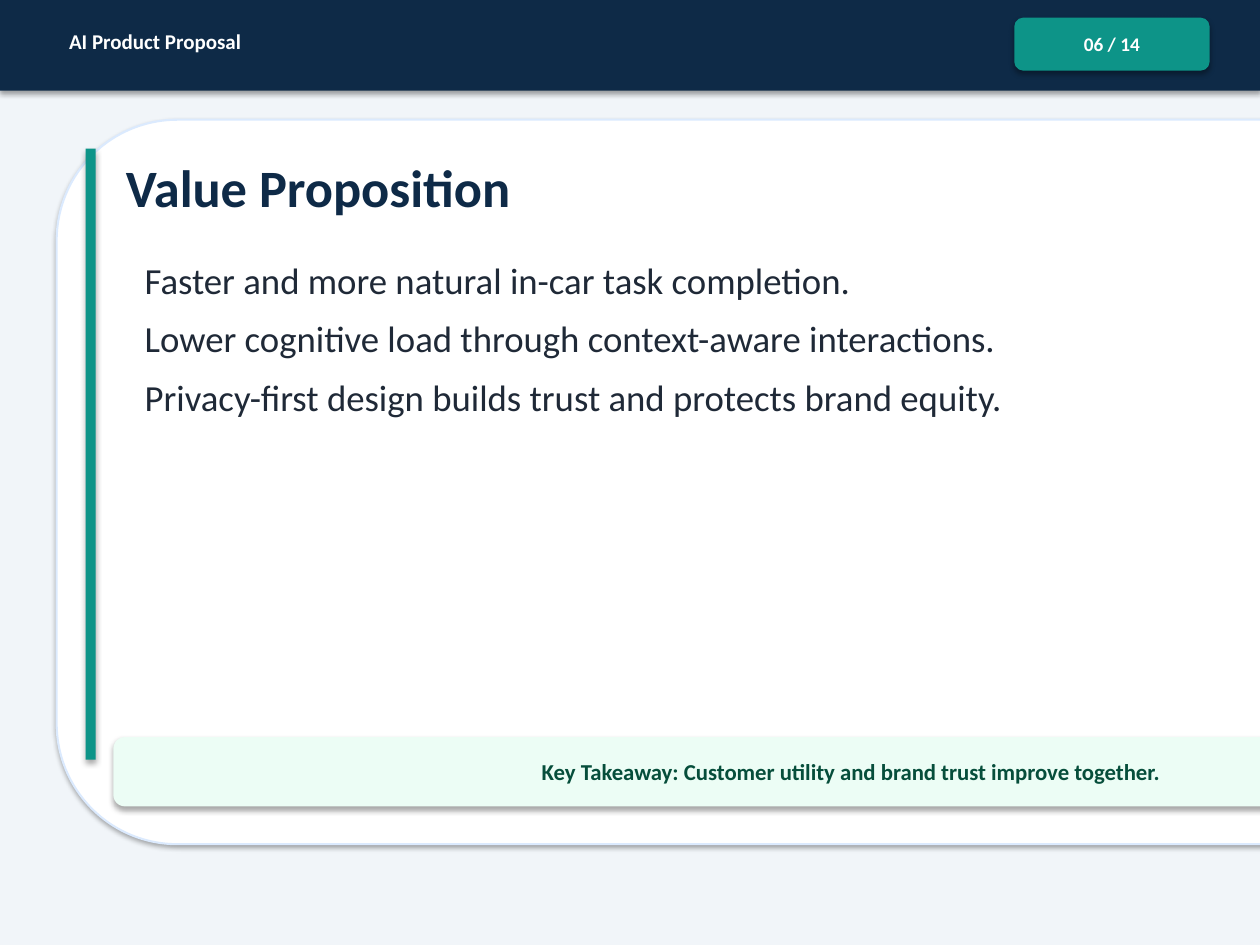
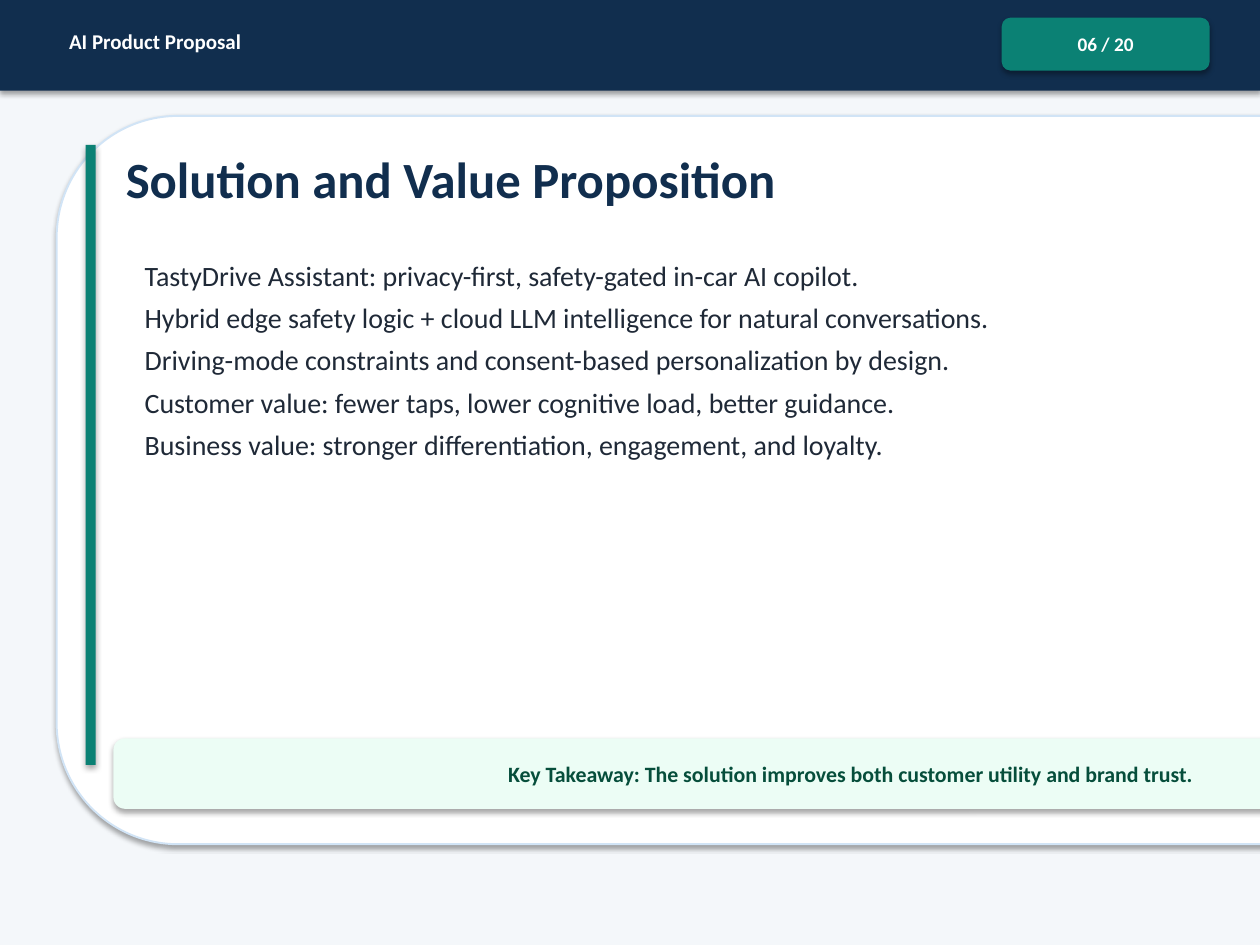
Before and after one commit to Zia-CRM-hub/AI-ProductManager, a slide deck: slide 6 of ProductManager_InnovativeBusinessSolutionWithLLM_Project/ProductManager_InnovativeBusinessSolutionWithLLM_Submission.pptx. Drawn at 1260x945 pixels with LibreOffice and Linux fonts; fonts in the diff are those of the drawing. Boxes give left, top, right and bottom in pixels: in the first picture for what was removed or moved away, otherwise in the second. Text is boxed around its words. In the diff, an @@ line names an element or a change of style, - is before the commit and + after.

```diff
--- a/ProductManager_InnovativeBusinessSolutionWithLLM_Project/ProductManager_InnovativeBusinessSolutionWithLLM_Submission.pptx
+++ b/ProductManager_InnovativeBusinessSolutionWithLLM_Project/ProductManager_InnovativeBusinessSolutionWithLLM_Submission.pptx
@@ rectangle at [0, 0, 1260, 945]: fill #F1F5F9 to #F4F7FA @@
@@ rectangle at [0, 0, 1260, 91]: fill #0E2A47 to #112E4E @@
@@ rounded rectangle "06 / 20" at [1002, 18, 1210, 71]: fill #0D9488 to #0B8174 @@
@@ rounded rectangle "06 / 20": place and size @@
-rounded rectangle "06 / 20" at [1014, 18, 1210, 71]
+rounded rectangle "06 / 20" at [1002, 18, 1210, 71]
@@ text in rounded rectangle at [1078, 38, 1133, 51]: text changed @@
-06 / 14
+06 / 20
@@ rounded rectangle: place and size @@
-rounded rectangle at [57, 120, 1260, 844]
+rounded rectangle at [57, 116, 1260, 844]
@@ rounded rectangle at [57, 116, 1260, 844]: outline #DBEAFE 1.2 pt to #D1E4F6 1.1 pt @@
@@ rectangle: place and size @@
-rectangle at [86, 149, 96, 760]
+rectangle at [86, 145, 96, 765]
@@ rectangle at [86, 145, 96, 765]: fill #0D9488 to #0B8174 @@
@@ text at [126, 162, 775, 206]: text changed; size 30 to 29 pt; text colour #0E2A47 to #112E4E @@
-Value Proposition
+Solution and Value Proposition
@@ text at [145, 266, 988, 460]: text changed; size 21 to 16 pt @@
-Faster and more natural in-car task completion.
-Lower cognitive load through context-aware interactions.
-Privacy-first design builds trust and protects brand equity.
+TastyDrive Assistant: privacy-first, safety-gated in-car AI copilot.
+Hybrid edge safety logic + cloud LLM intelligence for natural conversations.
+Driving-mode constraints and consent-based personalization by design.
+Customer value: fewer taps, lower cognitive load, better guidance.
+Business value: stronger differentiation, engagement, and loyalty.
@@ text in rounded rectangle at [508, 766, 1193, 786]: text changed; size 13 to 12.5 pt @@
-Key Takeaway: Customer utility and brand trust improve together.
+Key Takeaway: The solution improves both customer utility and brand trust.
```
Also in this commit, not shown: 12 other slides changed, 7 slides added, 1 slide removed.
